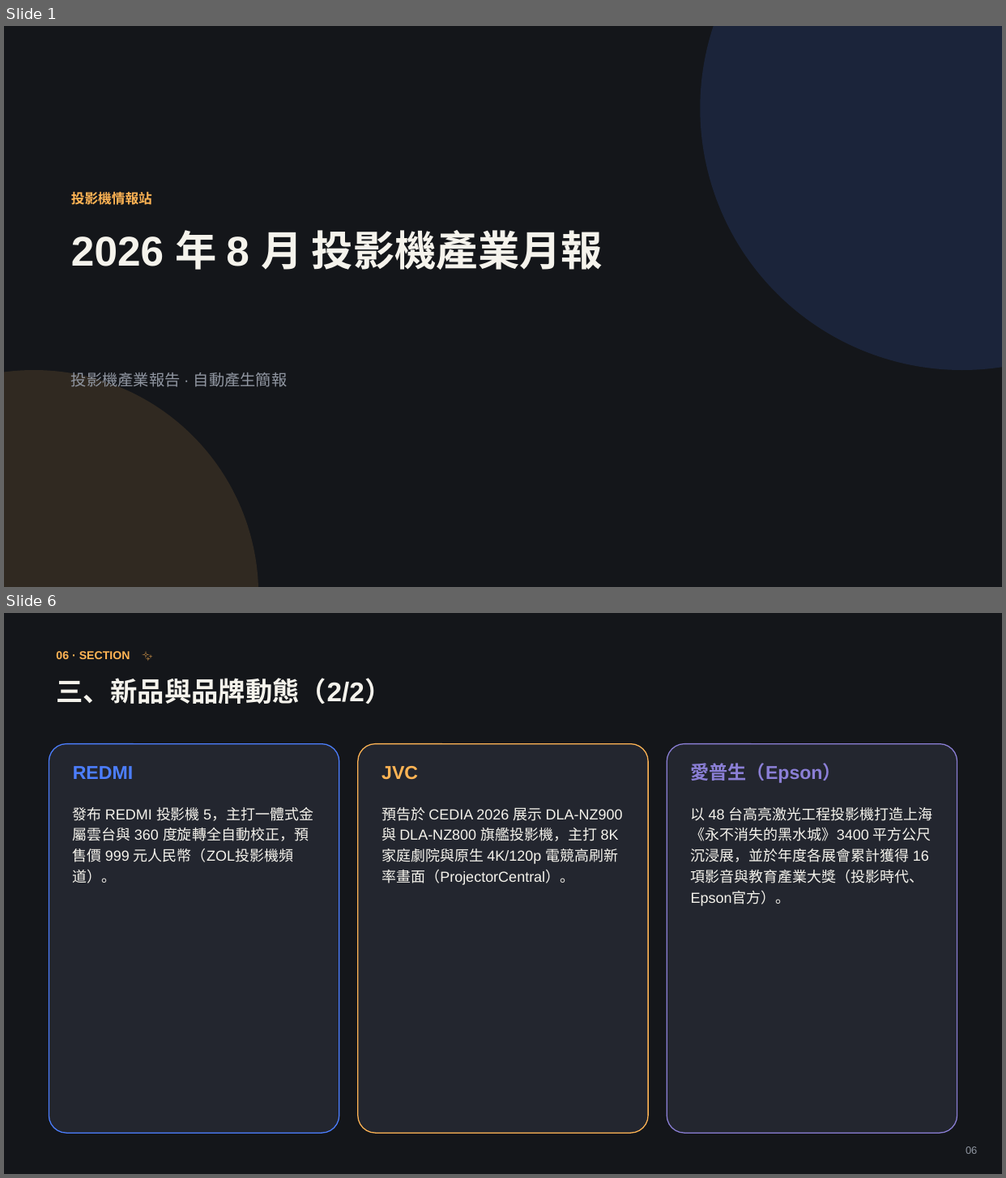
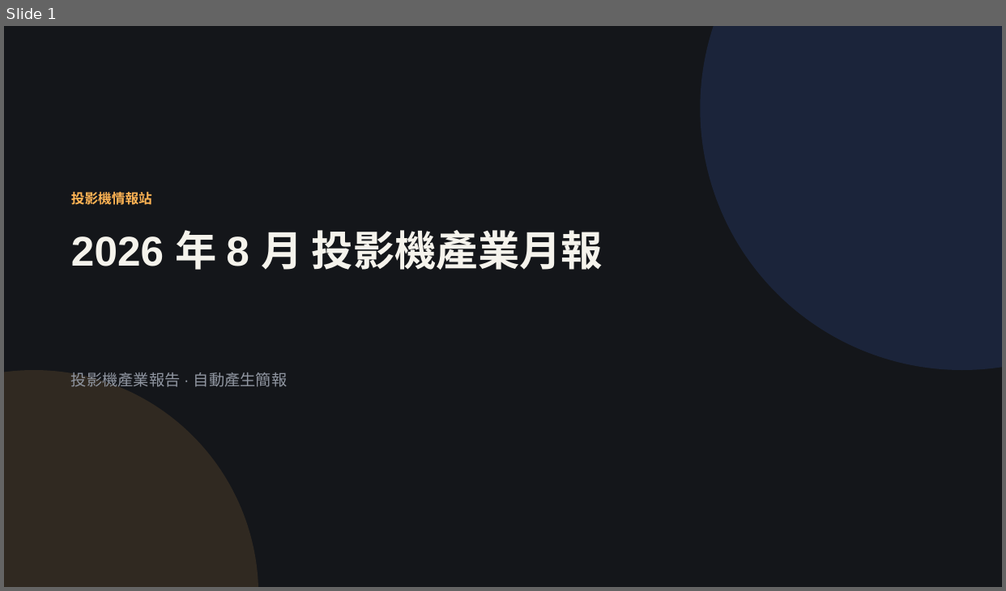
Before and after one commit to coffee30233-gif/Project-Insight, a slide deck: data/reports/2026-08.pptx. Shown one above the other, each under a label of ours: slides 1 and 6 before the commit, slide 1 after it; the slides between them are not shown. The pictures are 1006x1178 and 1006x591 pixels, drawn with LibreOffice and Linux fonts; fonts in the diff are those of the drawing. Boxes give left, top, right and bottom in pixels: in the first picture for what was removed or moved away, otherwise in the second. Text is boxed around its words. In the diff, an @@ line names an element or a change of style, - is before the commit and + after.

```diff
--- a/data/reports/2026-08.pptx
+++ b/data/reports/2026-08.pptx
@@ slide 6 removed at box(4, 613, 1002, 1174), background #14161A @@
@@ text removed at box(56, 651, 130, 659) @@
-06 · SECTION ✨
@@ text removed at box(56, 678, 391, 704) @@
-三、新品與品牌動態（2/2）
@@ rounded rectangle removed at box(49, 744, 339, 1133) @@
@@ rounded rectangle removed at box(358, 744, 649, 1133) @@
@@ rounded rectangle removed at box(667, 744, 957, 1133) @@
@@ text removed at box(73, 766, 133, 779) @@
-REDMI
@@ text removed at box(381, 766, 418, 780) @@
-JVC
@@ text removed at box(691, 763, 842, 783) @@
-愛普生（Epson）
@@ text removed at box(73, 807, 313, 884) @@
-發布 REDMI 投影機 5，主打一體式金屬雲台與 360 度旋轉全自動校正，預售價 999 元人民幣（ZOL投影機頻道）。
@@ text removed at box(381, 807, 623, 885) @@
-預告於 CEDIA 2026 展示 DLA-NZ900 與 DLA-NZ800 旗艦投影機，主打 8K 家庭劇院與原生 4K/120p 電競高刷新率畫面（ProjectorCentral）。
@@ text removed at box(691, 807, 933, 906) @@
-以 48 台高亮激光工程投影機打造上海《永不消失的黑水城》3400 平方公尺沉浸展，並於年度各展會累計獲得 16 項影音與教育產業大獎（投影時代、Epson官方）。
@@ text removed at box(965, 1147, 977, 1154) @@
-06
```
Also in this commit, not shown: 9 slides changed, 3 slides added, 8 other files.
